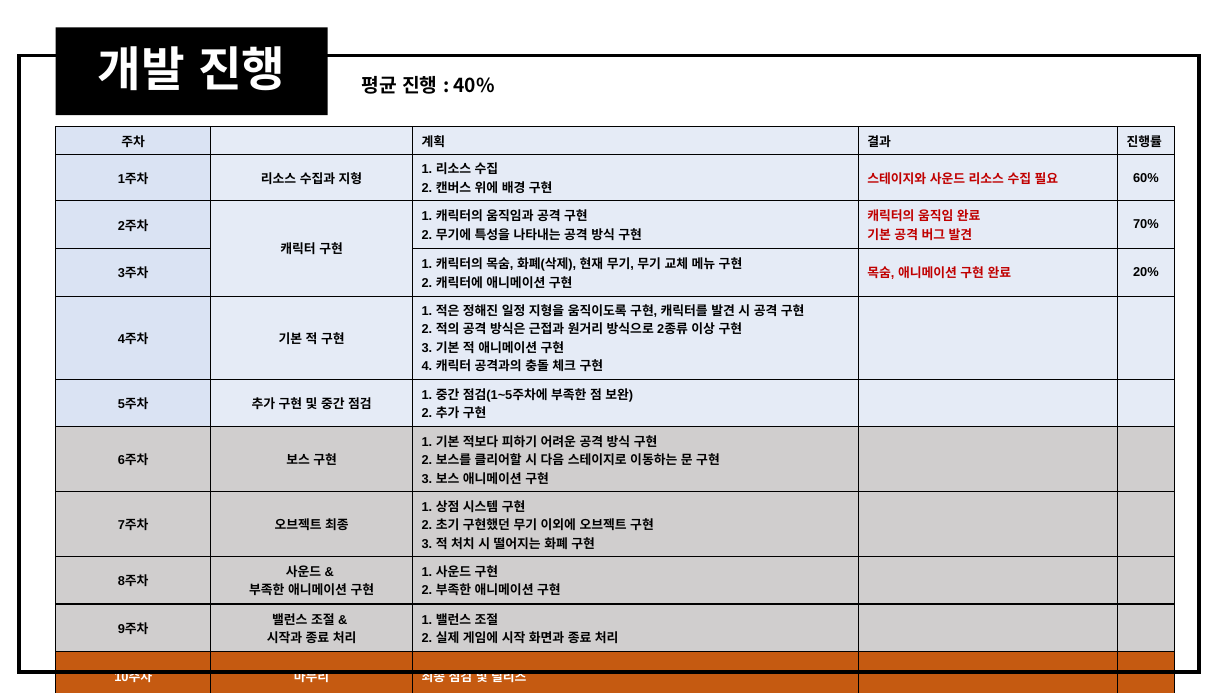
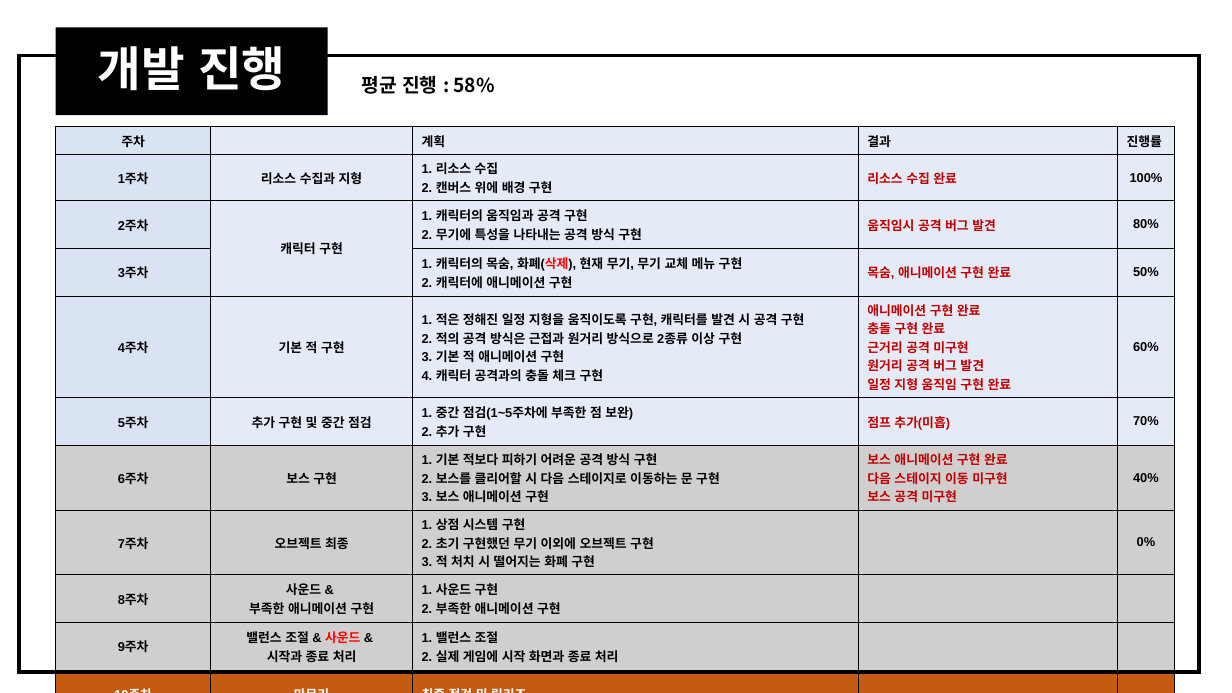
Before and after one commit to seoseonggyu/2DGP_project, a slide deck: slide 2 of project/third presentation/2D 게임 프로그래밍 3차 발표.pptx. Drawn at 1232x693 pixels with LibreOffice and Linux fonts; fonts in the diff are those of the drawing. Boxes give left, top, right and bottom in pixels: in the first picture for what was removed or moved away, otherwise in the second. Text is boxed around its words. In the diff, an @@ line names an element or a change of style, - is before the commit and + after.

```diff
--- a/project/third presentation/2D 게임 프로그래밍 3차 발표.pptx
+++ b/project/third presentation/2D 게임 프로그래밍 3차 발표.pptx
@@ text at <box>361,76,495,94</box>: text changed @@
-평균 진행 : 40%
+평균 진행 : 58%
@@ table at <box>55,127,1176,675</box> @@
-row 2, column 4: 스테이지와 사운드 리소스 수집 필요
+row 2, column 4: 리소스 수집 완료
-row 2, column 5: 60%
+row 2, column 5: 100%
-row 3, column 4: 캐릭터의 움직임 완료 / 기본 공격 버그 발견
+row 3, column 4: 움직임시 공격 버그 발견
-row 3, column 5: 70%
+row 3, column 5: 80%
-row 4, column 5: 20%
+row 4, column 5: 50%
-row 5, column 4: 
+row 5, column 4: 애니메이션 구현 완료 / 충돌 구현 완료 / 근거리 공격 미구현 / 원거리 공격 버그 발견 / 일정 지형 움직임 구현 완료
-row 5, column 5: 
+row 5, column 5: 60%
-row 6, column 4: 
+row 6, column 4: 점프 추가(미흡)
-row 6, column 5: 
+row 6, column 5: 70%
-row 7, column 4: 
+row 7, column 4: 보스 애니메이션 구현 완료 / 다음 스테이지 이동 미구현 / 보스 공격 미구현
-row 7, column 5: 
+row 7, column 5: 40%
-row 8, column 5: 
+row 8, column 5: 0%
-row 10, column 2: 밸런스 조절 & / 시작과 종료 처리
+row 10, column 2: 밸런스 조절 & 사운드 & / 시작과 종료 처리
@@ text colour #000000 to #FF0000 in "화폐(삭제)," @@
```
Also in this commit, not shown: 2 other slides changed.
